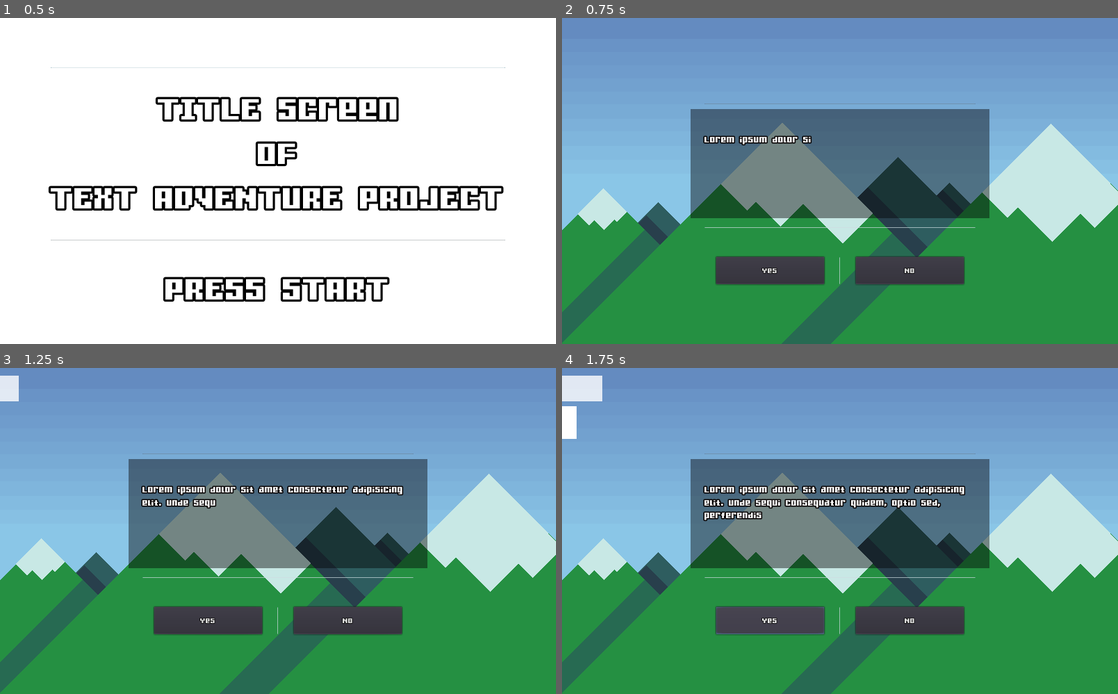
Above: before the commit, frames 1-4 (two rows, left to right).
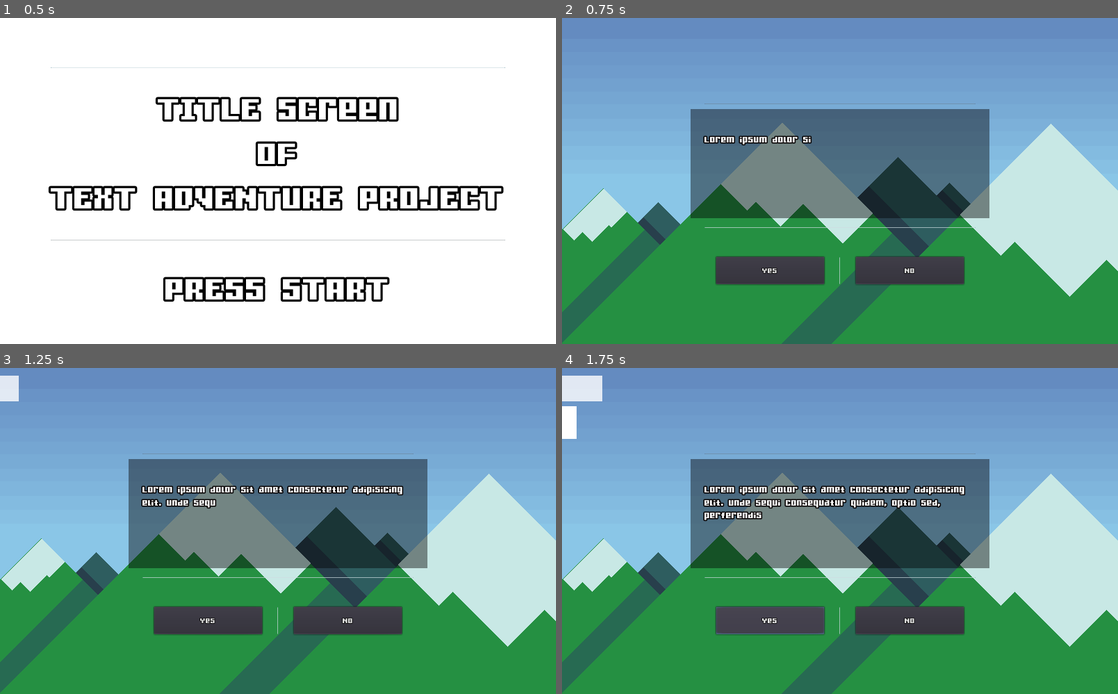
Above: after the commit, the same moments.

Repository: Opalablue/Adventure-Text-Project
Game: Godot game, scene res://resources/node/MainMenu.tscn
The game is run twice, just before and just after one commit, with the same random seed, the same clock (stepped at 60 frames per second) and the same inputs.
Inputs:
- Up to frame 1 (0.5 s): no input
- Up to frame 2 (0.75 s): tap Enter (ui_accept) at 0.5 s
- Up to frame 3 (1.25 s): tap Enter (ui_accept) at 0.77 s
- Up to frame 4 (1.75 s): click "Yes" at 1.25 s

Frame 1 is identical in both runs. In frame 2, 4.3% of the frame differs, in the area x 0-100%, y 50-100%; in frame 3, 4.3%; in frame 4, 4.3%.

Commit message:
Scaling Update
Nvidia rect flicker workaround= true (helps when using draw_rect())

Changes on the Mountain.tscn

Diff:
--- a/files/project.godot
+++ b/files/project.godot
@@ -26,5 +26,6 @@
 
 [rendering]
 
+quality/2d/use_nvidia_rect_flicker_workaround=true
 quality/2d/use_pixel_snap=true
 environment/default_environment="res://default_env.tres"
--- a/files/resources/node/Mountains.tscn
+++ b/files/resources/node/Mountains.tscn
@@ -299,8 +299,8 @@
 [node name="BackMountain01" type="ColorRect" parent="Mountains"]
 anchor_left = 0.173828
 anchor_top = 0.566667
-anchor_right = 0.173828
-anchor_bottom = 0.802369
+anchor_right = 0.389648
+anchor_bottom = 1.18904
 margin_right = 100.0
 margin_bottom = -41.4214
 rect_rotation = 45.0
@@ -310,12 +310,10 @@
 }
 
 [node name="Shadow" type="ColorRect" parent="Mountains/BackMountain01"]
-anchor_left = 0.01
-anchor_top = 0.330001
-anchor_right = 0.0100015
-anchor_bottom = 1.55422
-margin_right = 99.9998
-margin_bottom = -41.4214
+anchor_top = 0.11747
+anchor_right = 1.11526
+anchor_bottom = 1.43072
+margin_bottom = 3.05176e-05
 color = Color( 0.160784, 0.25098, 0.301961, 1 )
 __meta__ = {
 "_edit_use_anchors_": true
@@ -325,7 +323,7 @@
 anchor_left = 0.0751953
 anchor_top = 0.525
 anchor_right = 0.227113
-anchor_bottom = 1.53145
+anchor_bottom = 1.83811
 margin_right = 381.436
 margin_bottom = -286.869
 rect_rotation = 45.0
@@ -337,7 +335,7 @@
 [node name="FrontShadow02" type="ColorRect" parent="Mountains/FrontMountain01"]
 anchor_left = 0.199255
 anchor_right = 1.0
-anchor_bottom = 31.5456
+anchor_bottom = 20.3194
 margin_bottom = -9683.0
 rect_min_size = Vector2( 430, 0 )
 color = Color( 0.156863, 0.419608, 0.32549, 1 )
@@ -376,8 +374,8 @@
 [node name="BackMountain03" type="ColorRect" parent="Mountains"]
 anchor_left = 0.697266
 anchor_top = 0.506667
-anchor_right = 0.795608
-anchor_bottom = 0.833115
+anchor_right = 1.02705
+anchor_bottom = 1.44978
 margin_right = 109.298
 margin_bottom = -127.869
 rect_rotation = 45.0
@@ -387,19 +385,20 @@
 }
 
 [node name="Shadow2" type="ColorRect" parent="Mountains/BackMountain03"]
-anchor_top = 0.264706
-anchor_right = 1.0
-anchor_bottom = 0.5
+anchor_top = 1.0
+anchor_right = 1.0
+anchor_bottom = 1.0
+margin_top = -419.0
 color = Color( 0.160784, 0.25098, 0.301961, 1 )
 __meta__ = {
-"_edit_use_anchors_": true
+"_edit_use_anchors_": false
 }
 
 [node name="BackMountain02" type="ColorRect" parent="Mountains"]
 anchor_left = 0.604492
 anchor_top = 0.428333
-anchor_right = 0.620374
-anchor_bottom = 1.12955
+anchor_right = 1.04225
+anchor_bottom = 1.12947
 margin_top = 3.05176e-05
 margin_right = 292.737
 margin_bottom = -47.6827
@@ -410,12 +409,14 @@
 }
 
 [node name="Shadow3" type="ColorRect" parent="Mountains/BackMountain02"]
-anchor_top = 0.211769
-anchor_right = 0.776698
-anchor_bottom = 0.463748
+anchor_top = 1.0
+anchor_right = 1.0
+anchor_bottom = 1.0
+margin_top = -297.0
+margin_bottom = -6.10352e-05
 color = Color( 0.160784, 0.25098, 0.301961, 1 )
 __meta__ = {
-"_edit_use_anchors_": true
+"_edit_use_anchors_": false
 }
 
 [node name="FrontMountain02" type="ColorRect" parent="Mountains"]
@@ -465,10 +466,10 @@
 }
 
 [node name="FrontMountain03" type="ColorRect" parent="Mountains"]
-anchor_left = 0.754896
-anchor_top = 0.326036
-anchor_right = 0.952162
-anchor_bottom = 1.58351
+anchor_left = 0.754897
+anchor_top = 0.326667
+anchor_right = 1.33595
+anchor_bottom = 1.91747
 margin_left = 127.986
 margin_right = 570.986
 margin_bottom = -130.483
